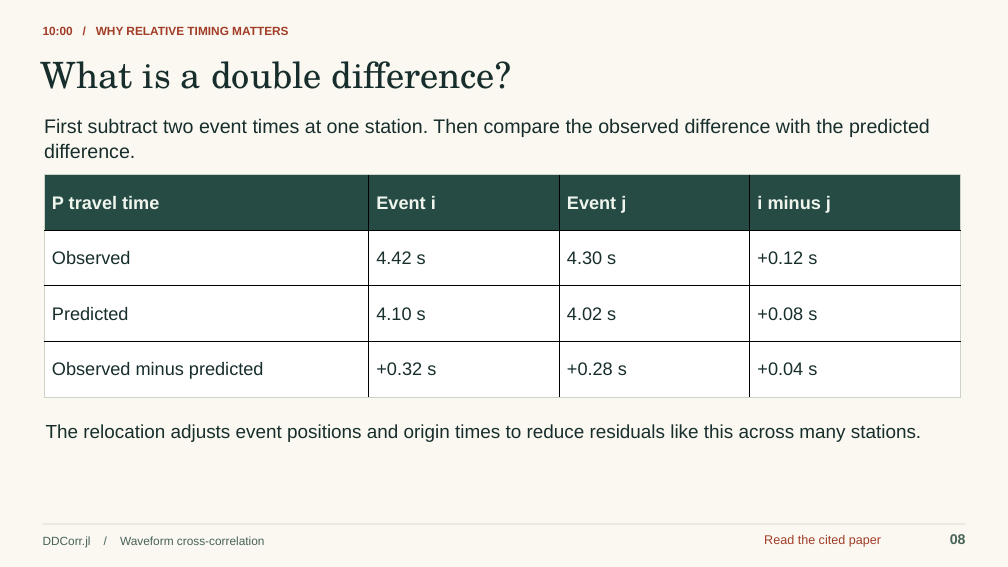
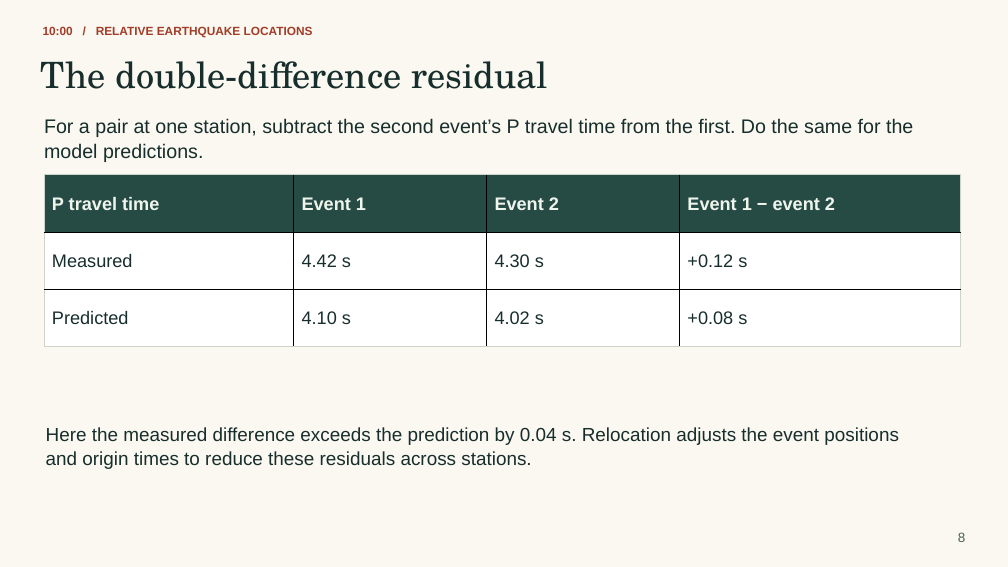
Before and after one commit to eliasrh/DDCorr.jl, a slide deck: slide 8 of teaching/DDCorr_minicourse.pptx. Drawn at 1008x567 pixels with LibreOffice and Linux fonts; fonts in the diff are those of the drawing. Boxes give left, top, right and bottom in pixels: in the first picture for what was removed or moved away, otherwise in the second. Text is boxed around its words. In the diff, an @@ line names an element or a change of style, - is before the commit and + after.

Commit message:
Teach the full Friday DDCorr lab with Bárðarbunga field recordings
Walk through the Iceland report, distinguish fitted lags from sampled coefficients, and reserve the last two hours for participants’ own SAC data.

```diff
--- a/teaching/DDCorr_minicourse.pptx
+++ b/teaching/DDCorr_minicourse.pptx
@@ text at [43,26,313,38]: text changed @@
-10:00 / WHY RELATIVE TIMING MATTERS
+10:00 / RELATIVE EARTHQUAKE LOCATIONS
@@ text at [41,61,548,89]: text changed @@
-What is a double difference?
+The double-difference residual
@@ text at [44,118,913,137]: text changed @@
-First subtract two event times at one station. Then compare the observed difference with the predicted
+For a pair at one station, subtract the second event’s P travel time from the first. Do the same for the
@@ text at [44,143,203,162]: text changed @@
-difference.
+model predictions.
@@ table at [44,175,960,346] @@
-row 1: P travel time | Event i | Event j | i minus j
+row 1: P travel time | Event 1 | Event 2 | Event 1 − event 2
-row 2, column 1: Observed
+row 2, column 1: Measured
-row 4: Observed minus predicted | +0.32 s | +0.28 s | +0.04 s
@@ text at [46,427,899,445]: text changed @@
-The relocation adjusts event positions and origin times to reduce residuals like this across many stations.
+Here the measured difference exceeds the prediction by 0.04 s. Relocation adjusts the event positions
@@ text added at [46,451,531,469], 18 pt, text #172E2C @@
+and origin times to reduce these residuals across stations.
@@ rectangle removed at [42,524,966,525] @@
@@ text removed at [43,536,265,548] @@
-DDCorr.jl / Waveform cross-correlation
@@ text removed at [764,535,881,547] @@
-Read the cited paper
@@ text removed at [950,534,966,544] @@
-08
@@ text added at [958,532,965,542], 12.8 pt, text #486258 @@
+8
```
Also in this commit, not shown: 1 other slide changed, 86 slides added, 80 slides removed, 48 other files.
